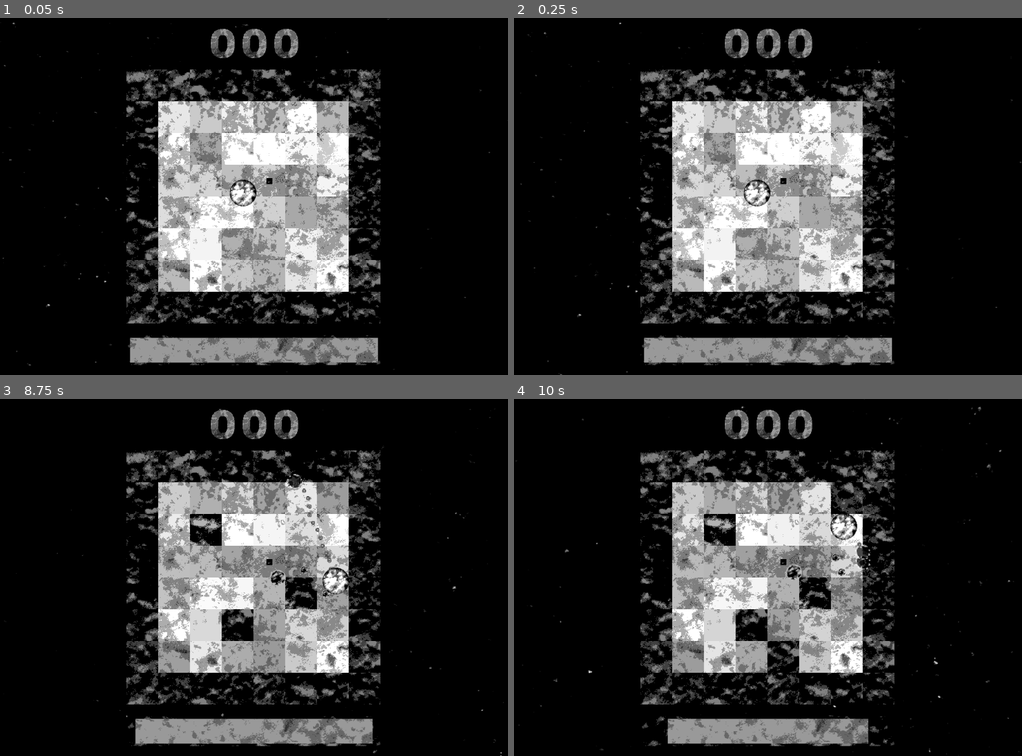
Above: before the commit, frames 1-4 (two rows, left to right).
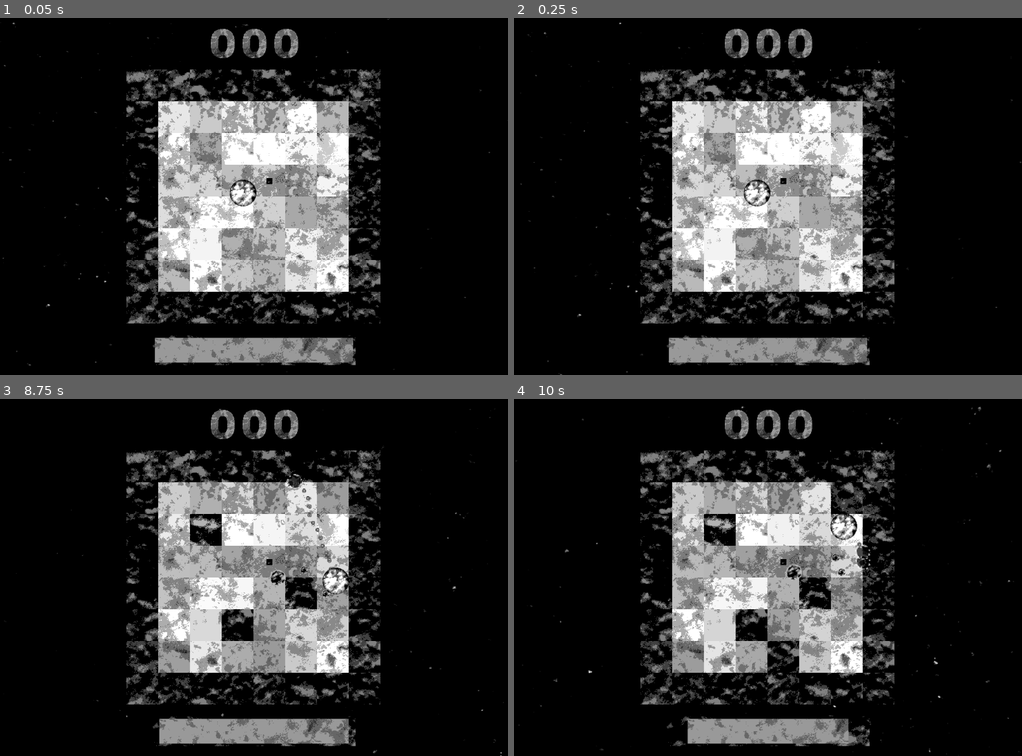
Above: after the commit, the same moments.

Repository: Indivicivet/ludumdare54
Game: Godot game, scene res://ludumdare54.tscn
Same seed, same stepped clock (60 frames per second), same inputs: the game is played once before the commit and once after it.
Inputs (mouse positions are in pixels of both pictures, inside the frame that each line leads up to):
- Up to frame 1 (0.05 s): no input
- Up to frame 2 (0.25 s): no input
- Up to frame 3 (8.75 s): move the mouse to (365, 559) at 0.52 s; press the mouse at (365, 559) at 0.53 s; hold Right (right) 0.53-1.28 s; move the mouse to (152, 595) at 1.27 s; release the mouse at (152, 595) at 1.28 s; hold Down (down) 1.28-2.03 s; click (152, 595) at 1.35 s; move the mouse to (304, 498) at 2.02 s; press the mouse at (304, 498) at 2.03 s; hold Right (right) 2.03-2.78 s; move the mouse to (228, 648) at 2.77 s; release the mouse at (228, 648) at 2.78 s; hold Up (up) 2.78-3.53 s; click (228, 648) at 2.85 s; move the mouse to (406, 631) at 3.52 s; press the mouse at (406, 631) at 3.53 s; hold Left (left) 3.53-5.03 s; move the mouse to (101, 523) at 4.27 s; release the mouse at (101, 523) at 4.28 s; click (101, 523) at 4.35 s; move the mouse to (279, 577) at 5.02 s; press the mouse at (279, 577) at 5.03 s; hold Down (down) 5.03-5.78 s; move the mouse to (177, 488) at 5.77 s; release the mouse at (177, 488) at 5.78 s; hold Right (right) 5.78-6.53 s; click (177, 488) at 5.85 s; move the mouse to (365, 559) at 6.52 s; press the mouse at (365, 559) at 6.53 s; hold Up (up) 6.53-7.28 s; move the mouse to (152, 595) at 7.27 s; release the mouse at (152, 595) at 7.28 s; hold Right (right) 7.28-8.03 s; click (152, 595) at 7.35 s; move the mouse to (304, 498) at 8.02 s; press the mouse at (304, 498) at 8.03 s; hold Down (down) from 8.03 s (still down)
- Up to frame 4 (10 s): move the mouse to (742, 648) at 8.77 s; release Down (down) at 8.78 s; release the mouse at (742, 648) at 8.78 s; hold Left (left) 8.78-9.53 s; click (742, 648) at 8.85 s; move the mouse to (920, 631) at 9.52 s; press the mouse at (920, 631) at 9.53 s; hold Up (up) from 9.53 s (still down)

The runs differ from the first frame. In frame 1, 2.0% of the frame differs, in the area x 25-75%, y 88-98%; in frame 2, 2.0%; in frame 3, 1.9%; in frame 4, 1.6%.

Commit message:
make the health bar smaller (narrower)

Diff:
--- a/ludumdare54.tscn
+++ b/ludumdare54.tscn
@@ -44,12 +44,12 @@
 [node name="Sprite2Dbg" type="Sprite2D" parent="health_indicator"]
 texture = ExtResource("14_i6hpi")
 region_enabled = true
-region_rect = Rect2(0, 0, 510, 60)
+region_rect = Rect2(0, 0, 410, 60)
 
 [node name="Sprite2D" type="Sprite2D" parent="health_indicator"]
 texture = ExtResource("12_088op")
 region_enabled = true
-region_rect = Rect2(0, 0, 500, 50)
+region_rect = Rect2(0, 0, 400, 50)
 
 [node name="bgm" type="AudioStreamPlayer2D" parent="."]
 stream = ExtResource("9_t4gsw")
--- a/scripts/health_indicator.gd
+++ b/scripts/health_indicator.gd
@@ -4,6 +4,6 @@
 func _process(_delta):
 	get_node("Sprite2D").set_region_rect(Rect2(
 		0, 0,
-		500 * owner.get_node("play_region/player").health,
+		400 * owner.get_node("play_region/player").health,
 		50,
 	))
